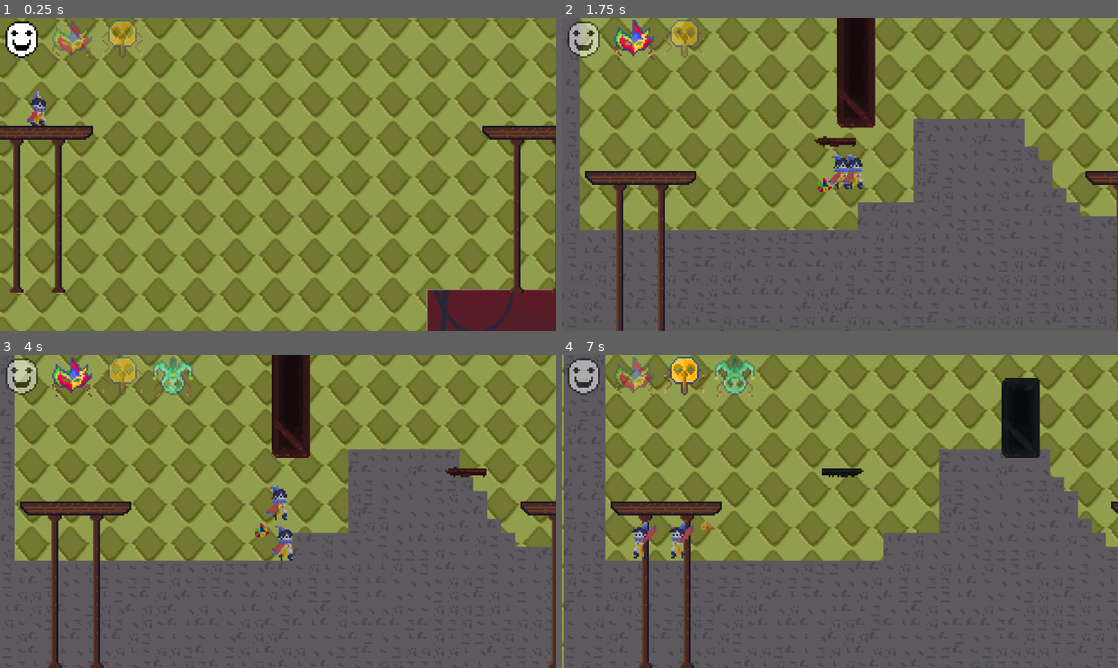
Above: before the commit, frames 1-4 (two rows, left to right).
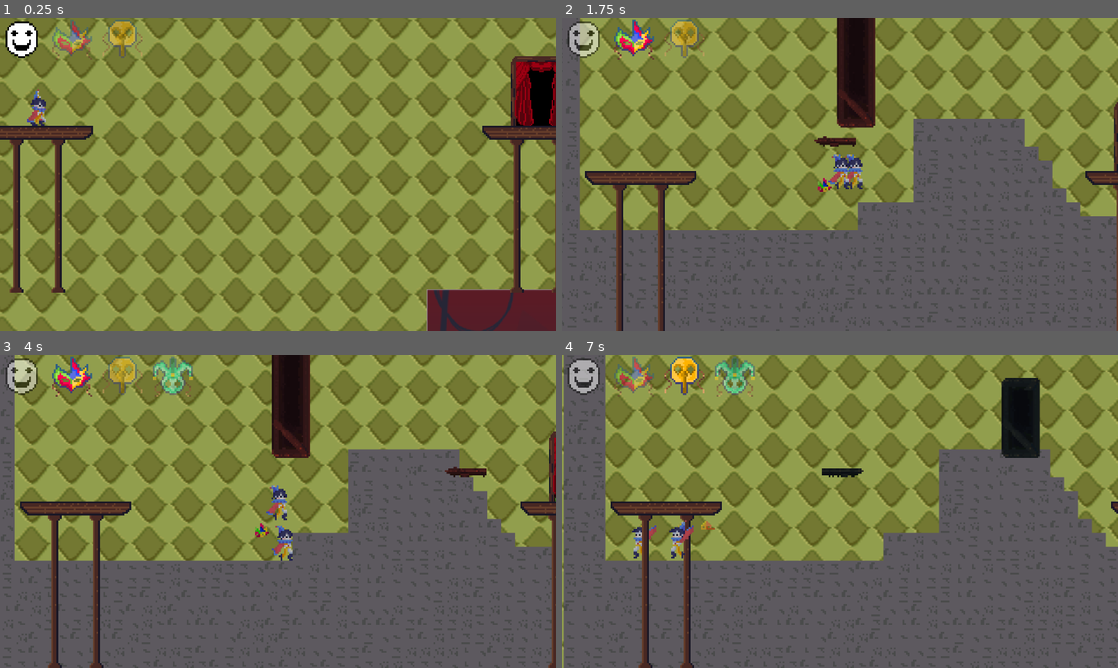
Above: after the commit, the same moments.

Repository: MicroFrogStudios/GGJ2026
Game: Godot game, scene res://scenes/levels/level_7.tscn
The game is run twice, just before and just after one commit, with the same random seed, the same clock (stepped at 60 frames per second) and the same inputs. This scene is started directly instead of the project's main scene.
Inputs:
- Up to frame 1 (0.25 s): no input
- Up to frame 2 (1.75 s): hold 1 (gotomask1) 0.53-1.28 s; hold D (move_right) from 0.53 s (still down); tap Space (jump) at 0.77, 1.52 s; tap 2 (gotomask2) at 1.35 s
- Up to frame 3 (4 s): release D (move_right) at 2.03 s; hold A (move_left) 2.03-2.78 s; hold 3 (gotomask3) 2.03-2.78 s; hold D (move_right) from 2.78 s (still down); tap 4 (gotomask4) at 2.85 s; tap Space (jump) at 3.02, 3.77 s; hold E (next_mask) from 3.53 s (still down)
- Up to frame 4 (7 s): release D (move_right) at 4.28 s; release E (next_mask) at 4.28 s; hold A (move_left) 4.28-5.03 s; tap Q (prev_mask) at 4.35 s; tap Space (jump) at 4.52, 6.02, 6.77 s; hold D (move_right) 5.03-5.78 s; hold 1 (gotomask1) 5.03-5.78 s; hold A (move_left) from 5.78 s (still down); tap 2 (gotomask2) at 5.85 s; hold 3 (gotomask3) from 6.53 s (still down)

The runs differ from the first frame. In frame 1, 1.8% of the frame differs, in the area x 91-100%, y 12-35%; in frame 2, 0.2%; in frame 3, 0.3%; in frame 4, less than 0.1%.

Commit message:
reorder levels

Diff:
--- a/scenes/game_controller.tscn
+++ b/scenes/game_controller.tscn
@@ -1,16 +1,16 @@
 [gd_scene format=3 uid="uid://i1uw0ax2u0rb"]
 
 [ext_resource type="Script" uid="uid://c55farr3o28fc" path="res://scripts/game_controller.gd" id="1_78s5d"]
+[ext_resource type="PackedScene" uid="uid://c264l4iy48t0k" path="res://scenes/levels/level_7.tscn" id="2_1awvl"]
 [ext_resource type="PackedScene" uid="uid://bhu7jh0k5wr7n" path="res://scenes/levels/level_5.tscn" id="2_d6ul8"]
 [ext_resource type="PackedScene" uid="uid://c316m6ovwsluh" path="res://scenes/levels/MainMenu.tscn" id="2_e85df"]
 [ext_resource type="PackedScene" uid="uid://cxhe6n6jytwvg" path="res://scenes/levels/level_6.tscn" id="2_qtg6w"]
 [ext_resource type="PackedScene" uid="uid://mwl77uh3vdis" path="res://scenes/levels/level_2.tscn" id="2_rc0pn"]
 [ext_resource type="PackedScene" uid="uid://dgcoayaa3hlp" path="res://scenes/levels/level_3.tscn" id="3_burlk"]
 [ext_resource type="PackedScene" uid="uid://bnyqo0t2ts02n" path="res://scenes/levels/level_1.tscn" id="3_ts4rt"]
-[ext_resource type="PackedScene" uid="uid://ds46jwrv8uxo6" path="res://scenes/levels/level_S1.tscn" id="4_rc0pn"]
-[ext_resource type="PackedScene" path="res://scenes/levels/levelN.tscn" id="5_h843c"]
+[ext_resource type="PackedScene" uid="uid://h60ubf6gvt4d" path="res://scenes/levels/level_8.tscn" id="5_h843c"]
 [ext_resource type="PackedScene" uid="uid://n2p8c2jqrwxd" path="res://scenes/levels/level_4.tscn" id="6_h0hye"]
 
 [node name="GameController" type="Node" unique_id=2034097526]
 script = ExtResource("1_78s5d")
-editor_scenes = Array[PackedScene]([ExtResource("2_e85df"), ExtResource("3_ts4rt"), ExtResource("2_rc0pn"), ExtResource("3_burlk"), ExtResource("6_h0hye"), ExtResource("2_d6ul8"), ExtResource("2_qtg6w"), ExtResource("4_rc0pn"), ExtResource("5_h843c")])
+editor_scenes = Array[PackedScene]([ExtResource("2_e85df"), ExtResource("3_ts4rt"), ExtResource("2_rc0pn"), ExtResource("3_burlk"), ExtResource("6_h0hye"), ExtResource("2_d6ul8"), ExtResource("2_qtg6w"), ExtResource("2_1awvl"), ExtResource("5_h843c")])
--- a/scenes/levels/level_7.tscn
+++ b/scenes/levels/level_7.tscn
@@ -6,10 +6,11 @@
 [node name="Level7" unique_id=1082980837 instance=ExtResource("1_ntash")]
 
 [node name="PlayerCharacter" parent="." index="0" unique_id=614979792]
+z_index = 0
 initial_num_masks = 2
 
 [node name="ExitDoor" parent="." index="2" unique_id=45997899]
-position = Vector2(384, -88)
+position = Vector2(66, -96)
 
 [node name="CameraFollow" parent="." index="3" unique_id=467601528]
 position_smoothing_enabled = true
--- a/scenes/levels/levelN.tscn
+++ b/scenes/levels/level_8.tscn
@@ -1,8 +1,8 @@
 [gd_scene format=4 uid="uid://h60ubf6gvt4d"]
 
-[ext_resource type="PackedScene" uid="uid://s6jgpvyxe42i" path="res://scenes/levels/LevelBoilerplate.tscn" id="1_t18vl"]
+[ext_resource type="PackedScene" uid="uid://s6jgpvyxe42i" path="res://scenes/levels/LevelBoilerplate.tscn" id="1_aq65u"]
 
-[node name="LevelBoilerplate" unique_id=1082980837 instance=ExtResource("1_t18vl")]
+[node name="Level8" unique_id=1082980837 instance=ExtResource("1_aq65u")]
 
 [node name="PlayerCharacter" parent="." index="0" unique_id=614979792]
 position = Vector2(-72, -43)
--- a/scripts/game_controller.gd
+++ b/scripts/game_controller.gd
@@ -22,7 +22,6 @@
 
 var unloaded_scenes : Array[UnloadedScene]
 var current_scene : LoadedScene
-
 
 func load_next_scene():
 	print("changing from scene ",current_scene.scene_name, " to ", unloaded_scenes[(current_scene.index+1) % unloaded_scenes.size()].scene_name )
